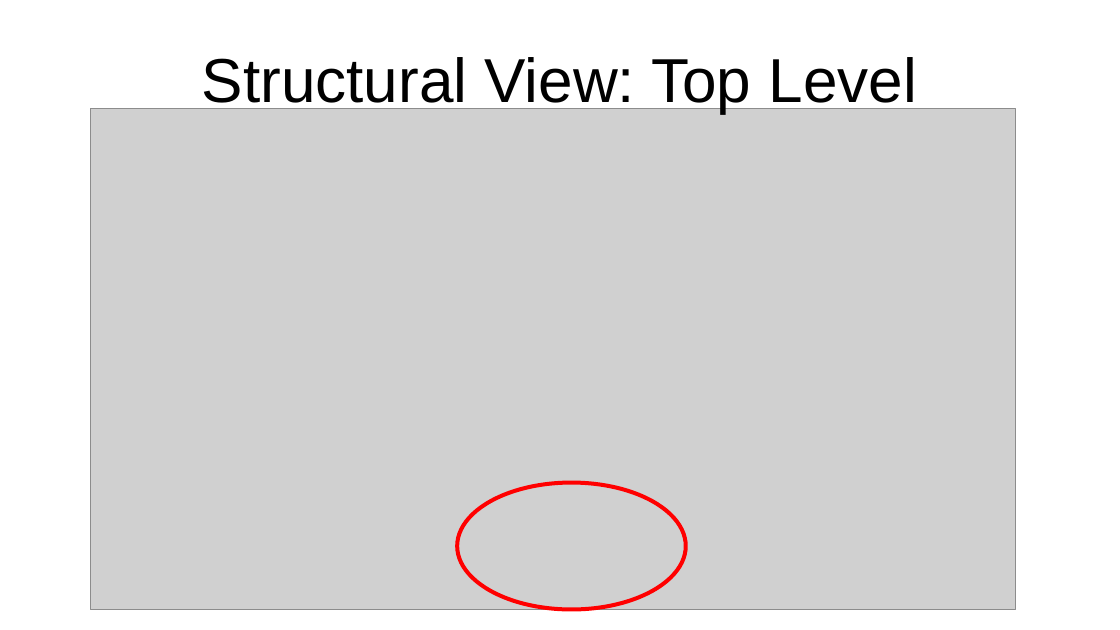
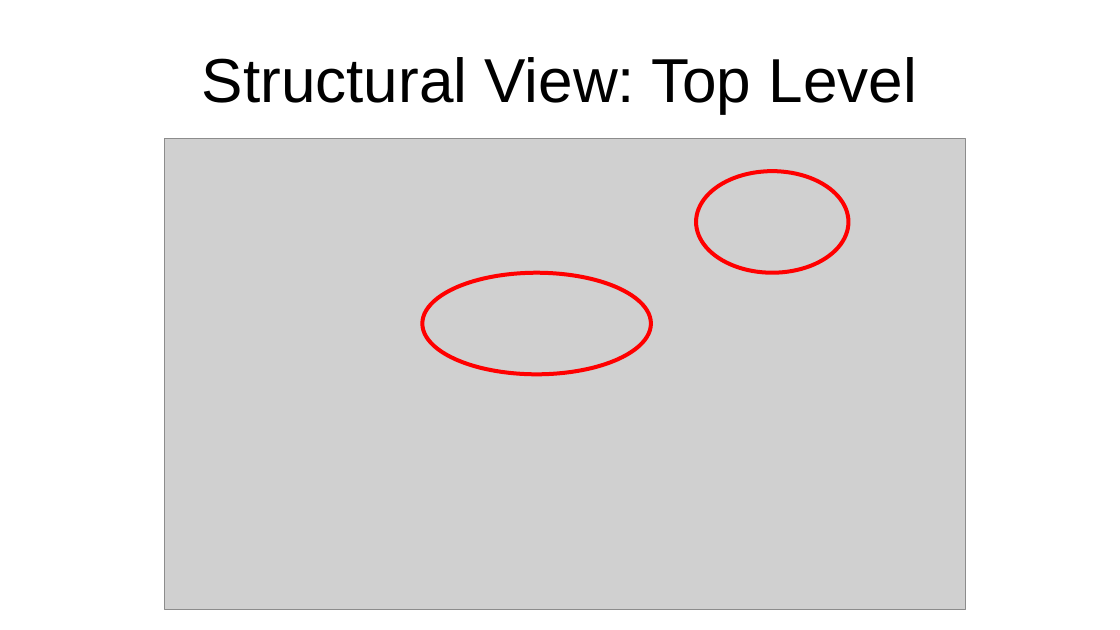
Before and after one commit to al8111/Java-UML-SWT, a slide deck: slide 24 of presentation.odp. Drawn at 1120x630 pixels with LibreOffice and Linux fonts; fonts in the diff are those of the drawing; grey boxes stand for pictures. Boxes give left, top, right and bottom in pixels: in the first picture for what was removed or moved away, otherwise in the second. Text is boxed around its words. In the diff, an @@ line names an element or a change of style, - is before the commit and + after.

Commit message:
doc: improved structural view using interfaces

```diff
--- a/presentation.odp
+++ b/presentation.odp
@@ picture: place and size @@
-picture at (91, 109, 1016, 610)
+picture at (165, 138, 966, 610)
@@ ellipse added at (696, 172, 849, 273), outline #FF0000 2.83 pt @@
@@ ellipse: place and size @@
-ellipse at (457, 483, 686, 610)
+ellipse at (423, 273, 651, 375)
```
Also in this commit, not shown: 1 other slide changed, 2 other files.
